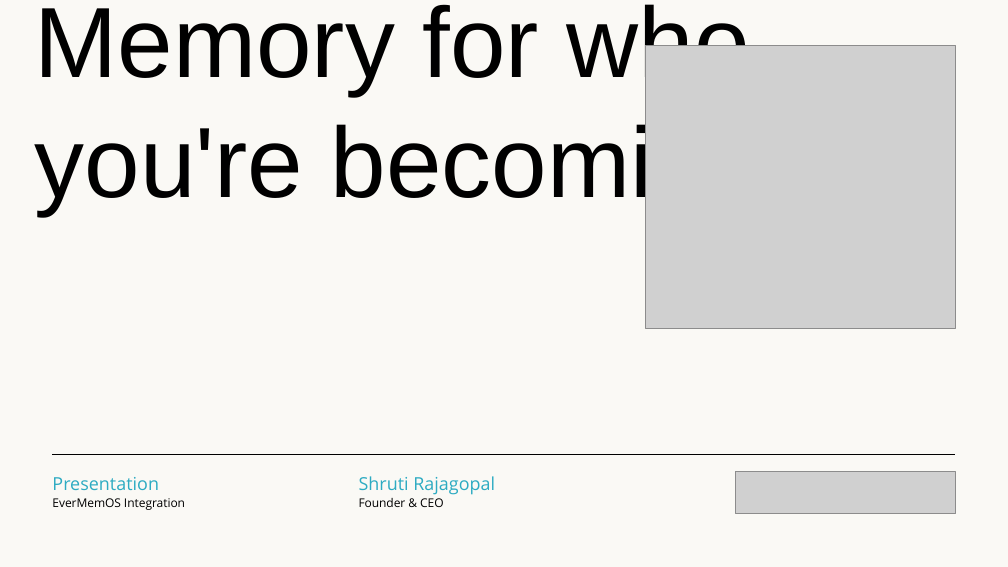
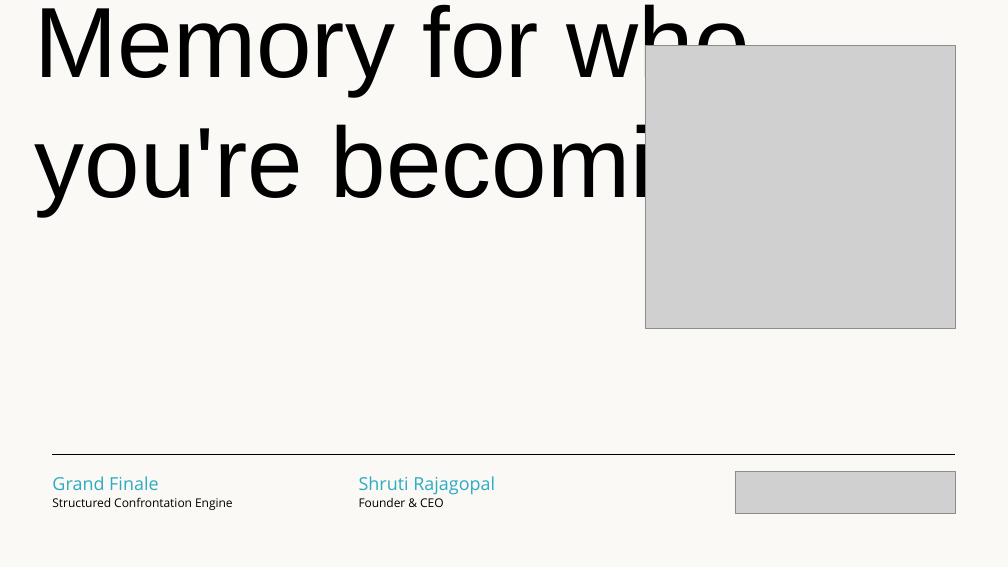
Before and after one commit to liminal-space-io/liminal-evermemos, a slide deck: slide 2 of Liminal_Space_EverMemOS_Demo.pptx. Drawn at 1008x567 pixels with LibreOffice and Linux fonts; fonts in the diff are those of the drawing; grey boxes stand for pictures. Boxes give left, top, right and bottom in pixels: in the first picture for what was removed or moved away, otherwise in the second. Text is boxed around its words. In the diff, an @@ line names an element or a change of style, - is before the commit and + after.

```diff
--- a/Liminal_Space_EverMemOS_Demo.pptx
+++ b/Liminal_Space_EverMemOS_Demo.pptx
@@ text at box(52, 476, 158, 490): text changed @@
-Presentation
+Grand Finale
@@ text at box(52, 498, 232, 510): text changed @@
-EverMemOS Integration
+Structured Confrontation Engine
```
Also in this commit, not shown: 9 other slides changed, 1 other file.
